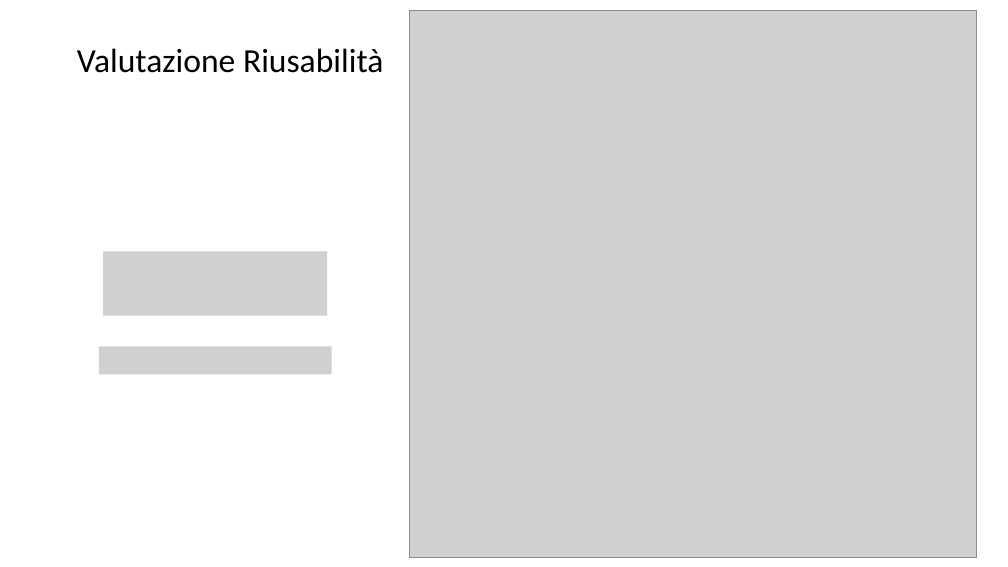
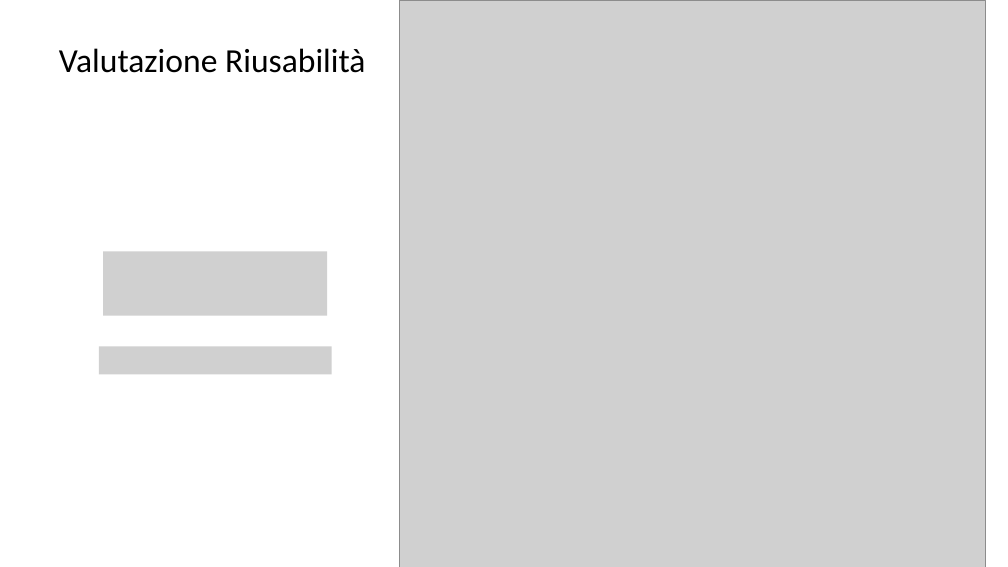
Before and after one commit to lPen88/tesi, a slide deck: slide 14 of presentazione.pptx (slide 17 before the commit). Drawn at 1008x567 pixels with LibreOffice and Linux fonts; fonts in the diff are those of the drawing; grey boxes stand for pictures. Boxes give left, top, right and bottom in pixels: in the first picture for what was removed or moved away, otherwise in the second. Text is boxed around its words. In the diff, an @@ line names an element or a change of style, - is before the commit and + after.

```diff
--- a/presentazione.pptx
+++ b/presentazione.pptx
@@ picture: place and size @@
-picture at box(410, 10, 976, 558)
+picture at box(399, 0, 985, 567)
@@ title "Valutazione Riusabilità": place and size @@
-title "Valutazione Riusabilità" at box(77, 48, 383, 73)
+title "Valutazione Riusabilità" at box(59, 48, 365, 73)
```
Also in this commit, not shown: 11 other slides changed, 3 slides removed, 1 other file.
